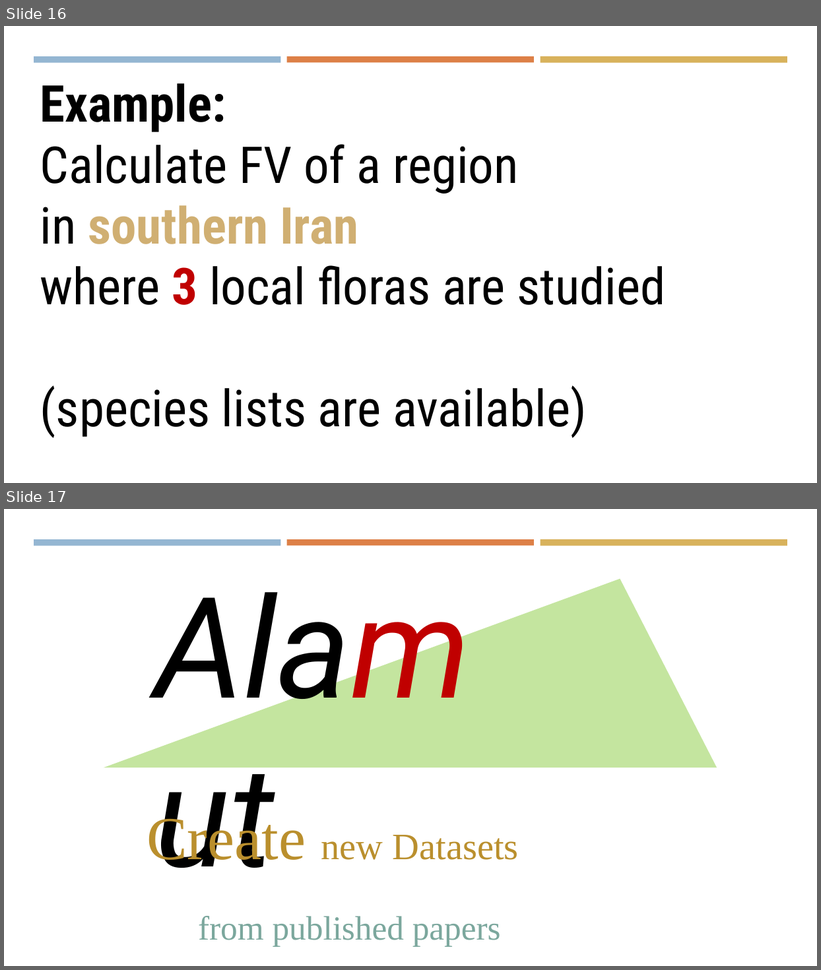
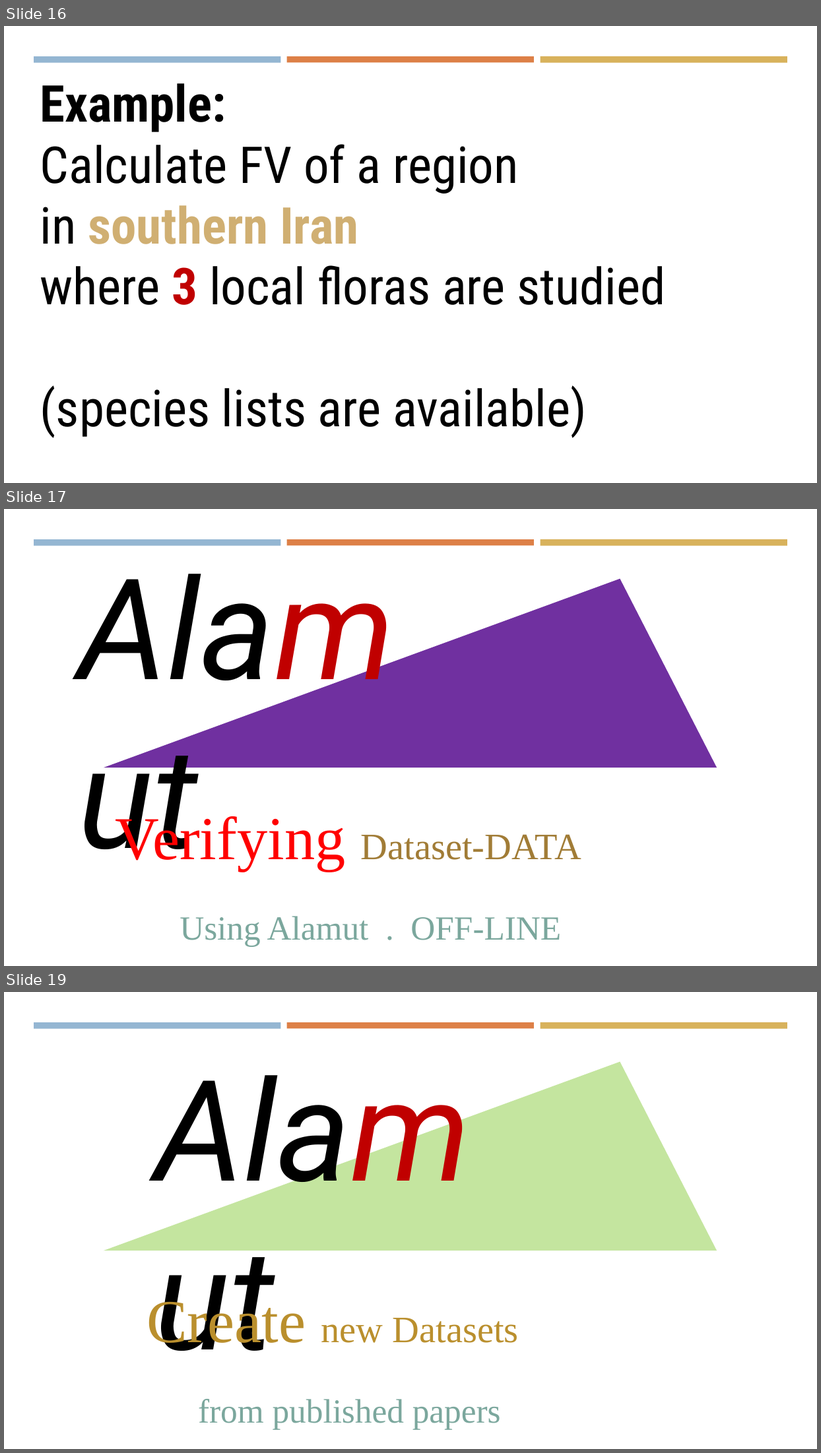
Before and after one commit to msht-ir/Alamutw, a slide deck: AlamutB/.appCatalog/_demo for Alamut - LinkedIn.pptx. Shown one above the other, each under a label of ours: slides 16 and 17 before the commit, slides 16, 17 and 19 after it; the slides between them are not shown. The pictures are 821x970 and 821x1453 pixels, drawn with LibreOffice and Linux fonts; fonts in the diff are those of the drawing. Boxes give left, top, right and bottom in pixels: in the first picture for what was removed or moved away, otherwise in the second. Text is boxed around its words. In the diff, an @@ line names an element or a change of style, - is before the commit and + after.

```diff
--- a/AlamutB/.appCatalog/_demo for Alamut - LinkedIn.pptx
+++ b/AlamutB/.appCatalog/_demo for Alamut - LinkedIn.pptx
@@ slide 17 added at <box>4,509,817,966</box>, background #FFFFFF; not listed: 3 template elements that a slide beside it also shows @@
@@ text added at <box>73,536,437,712</box>, 166 pt, text #000000, italic @@
+Alamut
@@ freeform shape added at <box>104,578,717,768</box>, fill #7030A0 @@
@@ text added at <box>116,812,582,871</box>, 44 pt, text #A17C36 @@
+Verifying Dataset-DATA
@@ text added at <box>180,916,561,947</box>, 40 pt, text #7BA79D @@
+Using Alamut . OFF-LINE
@@ what was slide 17 is now slide 19 @@
```
Also in this commit, not shown: 1 other slide added, 4 other files.
